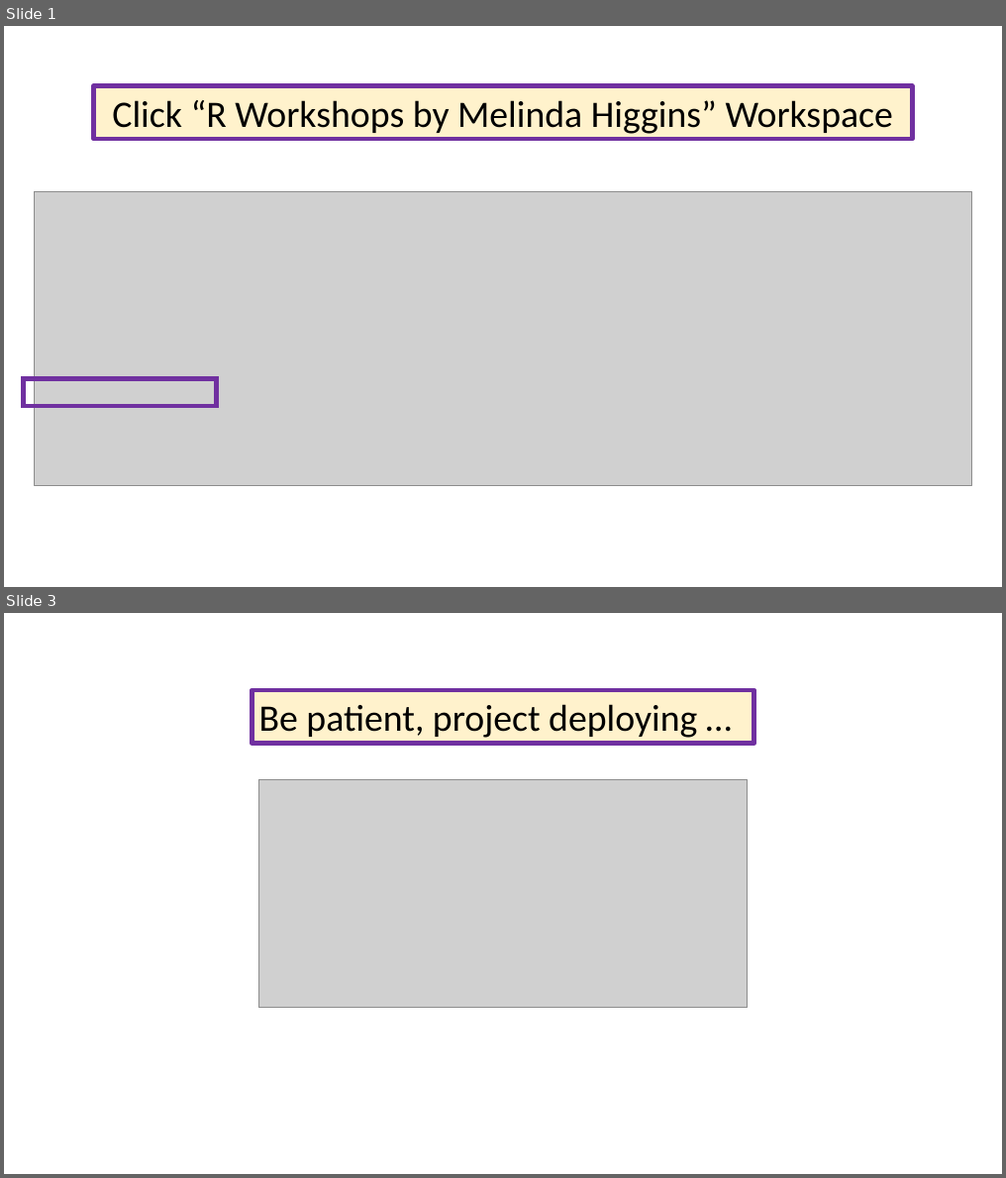
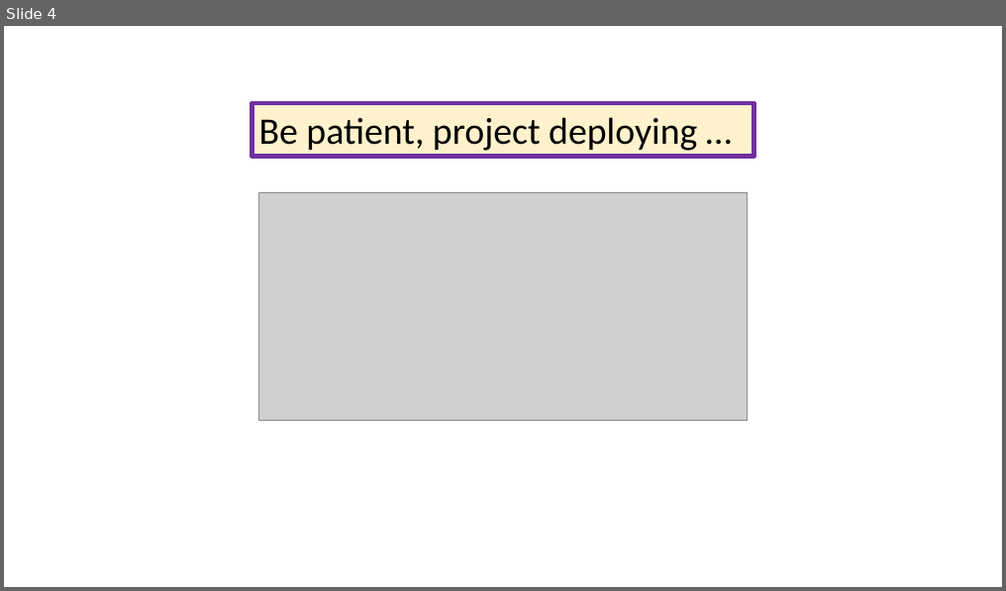
Before and after one commit to Vivianwenhui/N741_Spring2020_exercise01, a slide deck: gettingStarted_RStudioCloud.pptx. Shown one above the other, each under a label of ours: slides 1 and 3 before the commit, slide 4 after it; the slides between them are not shown. The pictures are 1006x1178 and 1006x591 pixels, drawn with LibreOffice and Linux fonts; fonts in the diff are those of the drawing; grey boxes stand for pictures. Boxes give left, top, right and bottom in pixels: in the first picture for what was removed or moved away, otherwise in the second. Text is boxed around its words. In the diff, an @@ line names an element or a change of style, - is before the commit and + after.

```diff
--- a/gettingStarted_RStudioCloud.pptx
+++ b/gettingStarted_RStudioCloud.pptx
@@ slide 1 removed at (4,26,1002,587), background #FFFFFF @@
@@ rectangle removed at (94,85,912,139) @@
-Click “R Workshops by Melinda Higgins” Workspace
@@ picture removed at (35,192,972,485) @@
@@ rectangle removed at (24,379,217,406) @@
@@ what was slide 3 is now slide 4 @@
```
Also in this commit, not shown: 2 slides changed, 2 slides added.
